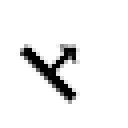
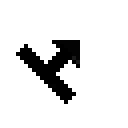
Two versions of the same layered image (w=128, h=128). Layer-by-layer changes:
painted on "Pan east" over 16, 40, 80, 104
